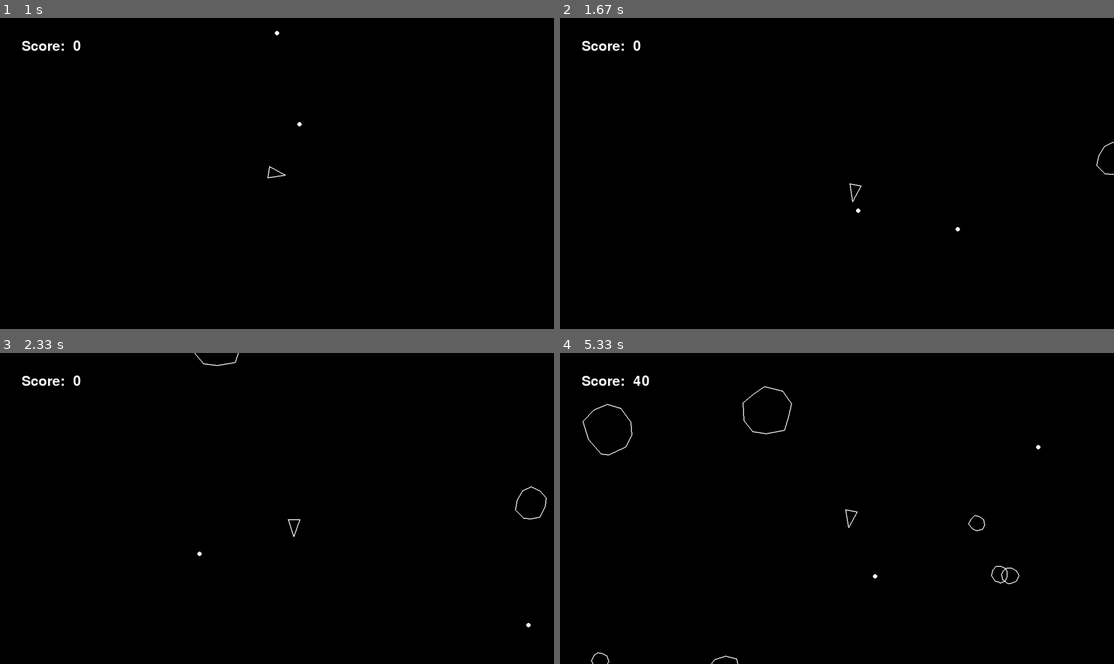
Above: before the commit, frames 1-4 (two rows, left to right).
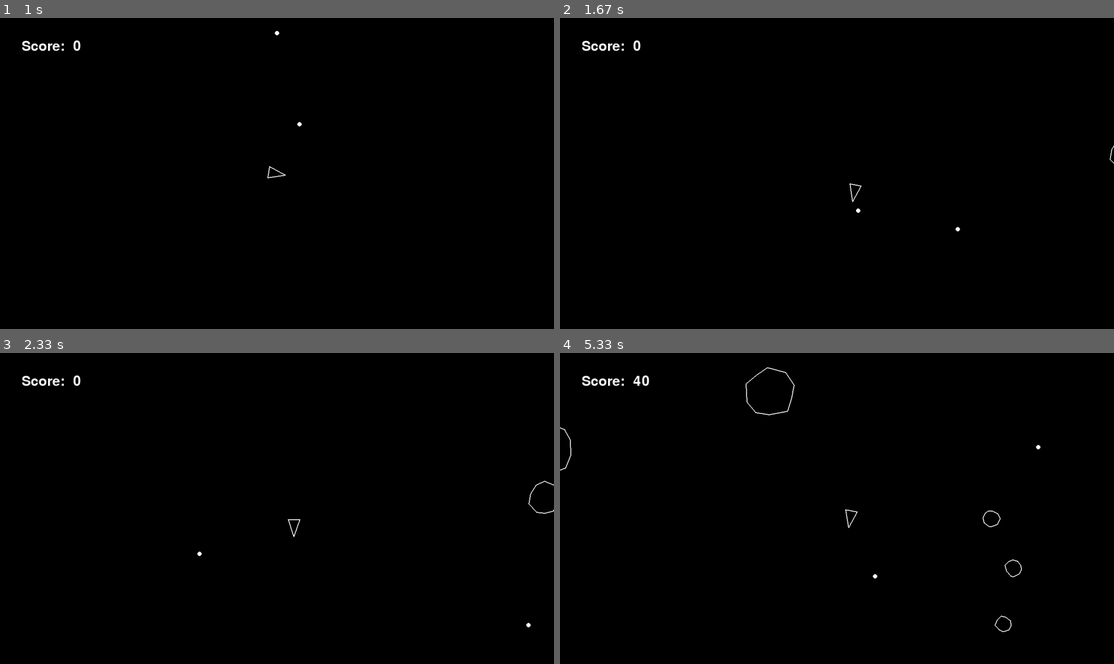
Above: after the commit, the same moments.

Repository: Atomk/asteroids-pygame
Game: pygame game, started from main.py
Two runs of this game, one before a commit and one after it. Both use one fixed random seed, a clock stepped at 60 frames per second and the inputs below.
Inputs:
- Up to frame 1 (1 s): tap Space at 0.33, 0.73 s; hold Right from 0.67 s (still down)
- Up to frame 2 (1.67 s): tap Space at 1.03, 1.23, 1.57 s; release Right at 1.13 s; hold Up 1.17-1.47 s; hold Right from 1.5 s (still down)
- Up to frame 3 (2.33 s): tap Space at 1.87, 2.07 s; release Right at 1.97 s; hold Left from 2 s (still down)
- Up to frame 4 (5.33 s): tap Space at 2.37, 2.63, 2.93, 3.07, 3.47, 3.77, 4.13, 4.43, 4.63, 4.93, 5.13 s; release Left at 2.53 s; hold Left 2.57-2.97 s; hold Up 3-3.37 s; hold Right 3.4-4.03 s; hold Left 4.07-4.53 s; hold Right 4.57-5.03 s; hold Up from 5.07 s (still down)

Frame 1 is identical in both runs. In frame 2, less than 0.1% of the frame differs, in the area x 96-100%, y 39-51%; in frame 3, 0.2%; in frame 4, 0.7%, in the area x 0-84%, y 4-100%.

Commit message:
minor restructuring

Diff:
--- a/constants.py
+++ b/constants.py
@@ -1,15 +1,15 @@
 SCREEN_WIDTH = 1280
 SCREEN_HEIGHT = 720
 
+ASTEROID_SPAWN_RATE = 1.2  # seconds
+ASTEROID_KINDS = 3
 ASTEROID_MIN_RADIUS = 20
-ASTEROID_KINDS = 3
-ASTEROID_SPAWN_RATE = 0.8  # seconds
 ASTEROID_MAX_RADIUS = ASTEROID_MIN_RADIUS * ASTEROID_KINDS
 
 PLAYER_RADIUS = 20
 PLAYER_TURN_SPEED = 300
 PLAYER_SPEED = 200
 PLAYER_SHOOT_SPEED = 500
-PLAYER_SHOOT_COOLDOWN = 0.3
+PLAYER_SHOOT_COOLDOWN = 0.3  # seconds
 
 SHOT_RADIUS = 5
--- a/text.py
+++ b/text.py
@@ -8,13 +8,13 @@
 #font = pygame.font.SysFont("Arial", 32)
 
 class Text:
-    def __init__(self, string):
-        self.color = "white"
+    def __init__(self, string: str, color="white"):
+        self.color = color
         self.update_string(string)
         self.rect = self.texture.get_rect()
 
     def update_string(self, string: str):
         self.texture = font.render(string, True, self.color)
 
-    def draw(self, screen):
+    def draw(self, screen: pygame.Surface):
         screen.blit(self.texture, self.rect)
